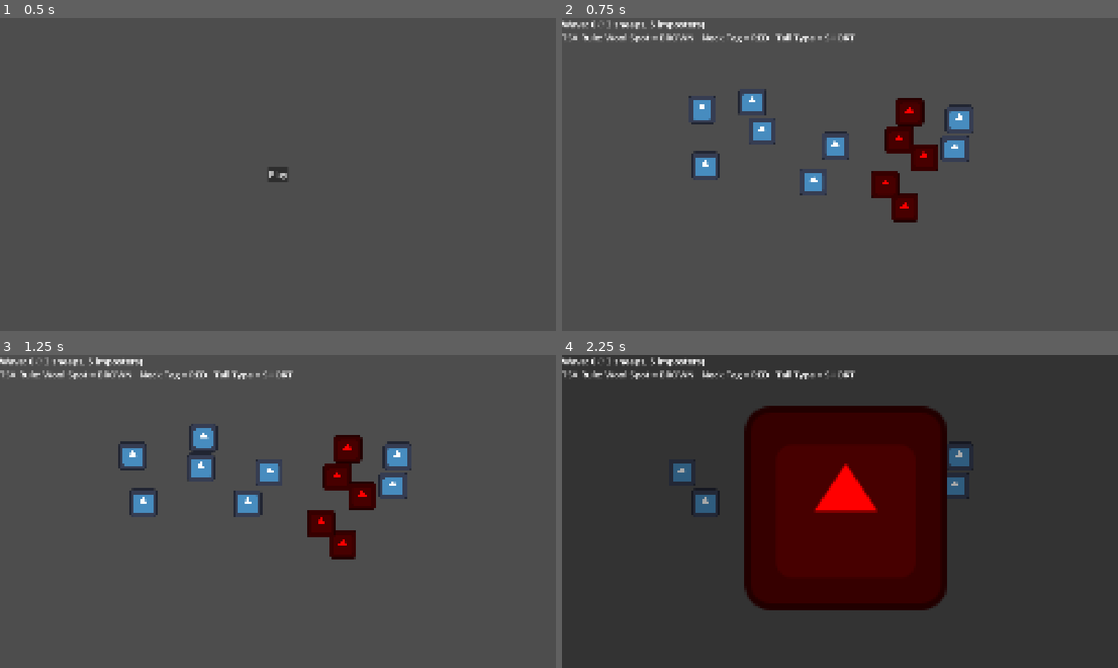
Above: before the commit, frames 1-4 (two rows, left to right).
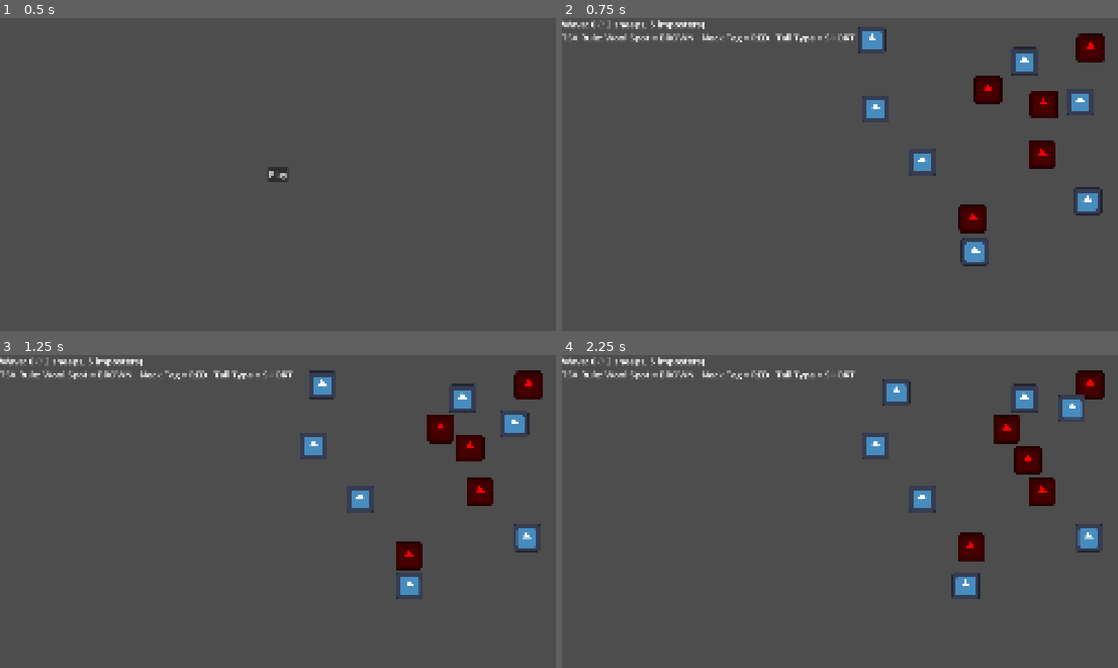
Above: after the commit, the same moments.

Repository: specialOne16/TSA_Comfy-Jam-Spring-2026
Game: Godot game, scene res://main_menu.tscn
The game is run twice, just before and just after one commit, with the same random seed, the same clock (stepped at 60 frames per second) and the same inputs. The engine's default icon, where the game draws it, is replaced by a stand-in: a white triangle on a blue panel in a dark square.
Inputs (mouse positions are in pixels of both pictures, inside the frame that each line leads up to):
- Up to frame 1 (0.5 s): no input
- Up to frame 2 (0.75 s): click "Play" at 0.5 s
- Up to frame 3 (1.25 s): no input
- Up to frame 4 (2.25 s): click (901, 477) at 1.27 s; click (862, 498) at 2.02 s

Frame 1 is identical in both runs. In frame 2, 7.9% of the frame differs, in the area x 22-98%, y 2-80%; in frame 3, 8.1%; in frame 4, 99%, in the area x 0-100%, y 0-100%.

Commit message:
prevent colliding on spawn

Diff:
--- a/gameplay/gate_field.gd
+++ b/gameplay/gate_field.gd
@@ -3,9 +3,15 @@
 
 const SHEEP = preload("uid://c6fa3ik7hdw4n")
 
+var spot_mapping: Array[int]
+
 signal inspect(sheep: Sheep)
 
 func spawn_sheep(wool_spot_rule: Sheep.WoolSpot, neck_tag_rule: Sheep.NeckTag, tail_type_rule: Sheep.TailType) -> Dictionary:
+	spot_mapping.clear()
+	for i in range(25): spot_mapping.append(i)
+	spot_mapping.shuffle()
+
 	var total_sheep = randi_range(6, 14)
 	var base_imposters = randi_range(2, 5)
 
@@ -15,19 +21,27 @@
 	var imposter_count = min(base_imposters + bonus, total_sheep - 2)
 	var real_sheep_count = total_sheep - imposter_count
 
+	var spawn_spot = 0
+
 	for i in range(imposter_count):
 		var imposter: Sheep = SHEEP.instantiate()
-		imposter.position = Vector2(randf_range(640, 2560 - 640), randf_range(360, 1440 - 360))
+		@warning_ignore("integer_division")
+		imposter.position = _generate_spawn_position(spawn_spot)
 		imposter.inspect.connect(_inspect_sheep)
-		initialize_sheep(imposter, false, wool_spot_rule, neck_tag_rule, tail_type_rule)
+		_initialize_sheep(imposter, false, wool_spot_rule, neck_tag_rule, tail_type_rule)
 		get_parent().add_child.call_deferred(imposter)
+
+		spawn_spot += 1
 
 	for i in range(real_sheep_count):
 		var real_sheep: Sheep = SHEEP.instantiate()
-		real_sheep.position = Vector2(randf_range(640, 2560 - 640), randf_range(360, 1440 - 360))
+		@warning_ignore("integer_division")
+		real_sheep.position = _generate_spawn_position(spawn_spot)
 		real_sheep.inspect.connect(_inspect_sheep)
-		initialize_sheep(real_sheep, true, wool_spot_rule, neck_tag_rule, tail_type_rule)
+		_initialize_sheep(real_sheep, true, wool_spot_rule, neck_tag_rule, tail_type_rule)
 		get_parent().add_child.call_deferred(real_sheep)
+
+		spawn_spot += 1
 
 	return {
 		"total_sheep": total_sheep,
@@ -36,7 +50,7 @@
 
 func _inspect_sheep(sheep: Sheep): inspect.emit(sheep)
 
-func initialize_sheep(sheep: Sheep, real_sheep: bool, wool_spot_rule: Sheep.WoolSpot, neck_tag_rule: Sheep.NeckTag, tail_type_rule: Sheep.TailType):
+func _initialize_sheep(sheep: Sheep, real_sheep: bool, wool_spot_rule: Sheep.WoolSpot, neck_tag_rule: Sheep.NeckTag, tail_type_rule: Sheep.TailType):
 	var follow_rule_count = randi_range(2, 3) if real_sheep else randi_range(0, 1)
 
 	var follow_wool_spot_rule = true if follow_rule_count == 3 else randi_range(0, follow_rule_count) > 0
@@ -66,3 +80,10 @@
 	assert(follow_rule_count == 0)
 
 	if not real_sheep: sheep.modulate = Color.RED
+
+func _generate_spawn_position(spot: int) -> Vector2:
+	var actual_spot = spot_mapping[spot]
+	@warning_ignore("integer_division")
+	var y_pos = (actual_spot / 5) * 256 + randf_range(-128, 128) / 2 + 128
+	var x_pos = 1280 + (actual_spot % 5) * 256 + randf_range(-128, 128) / 2 + 128
+	return Vector2(x_pos, y_pos)
--- a/gameplay/gate_field.tscn
+++ b/gameplay/gate_field.tscn
@@ -11,4 +11,4 @@
 
 [node name="CollisionPolygon2D" type="CollisionPolygon2D" parent="StaticBody2D" unique_id=558927651]
 build_mode = 1
-polygon = PackedVector2Array(0, 0, 2560, 0, 2560, 1440, 0, 1440)
+polygon = PackedVector2Array(1280, 0, 2560, 0, 2560, 1440, 1280, 1440)
